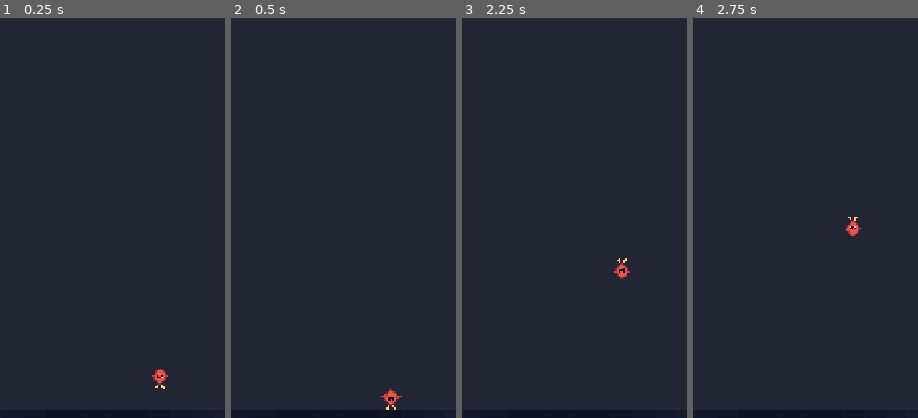
Above: before the commit, frames 1-4 (left to right).
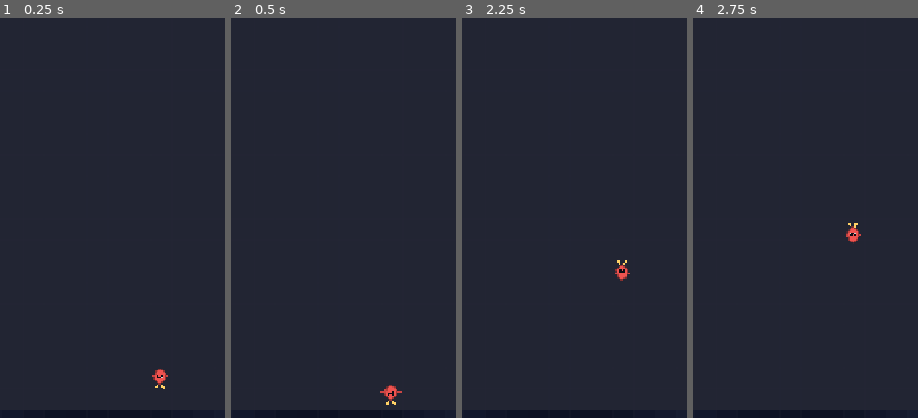
Above: after the commit, the same moments.

Repository: jfrodriguezva/Arcade
Game: Godot game, scene res://games/arcade/panic_reveal/panic_reveal.tscn
Two runs of this game, one before a commit and one after it. Both use one fixed random seed, a clock stepped at 60 frames per second and the inputs below. This scene is started directly instead of the project's main scene.
Inputs:
- Up to frame 1 (0.25 s): no input
- Up to frame 2 (0.5 s): no input
- Up to frame 3 (2.25 s): click "? Cómo jugar" at 0.5 s; click "? Cómo jugar" at 1.25 s; click "OK" at 2 s
- Up to frame 4 (2.75 s): no input
The pictures show only the part of the screen within x 25-75%, y 30-80%; the shares and areas given below are measured in that part.

Frame 1 is identical in both runs. In frame 2, 0.3% of the frame differs, in the area x 66-76%, y 91-98%; in frame 3, 0.1%; in frame 4, 0.3%.

Commit message:
Revela el Paisaje: movimiento suave, ya no se ve cuadriculado
El marcador y los enemigos (Qix y Sparx) saltaban de golpe de una
celda a la siguiente, lo que se sentía como recorrer una cuadrícula
en vez de moverse de verdad. Ahora cada paso se interpola suavemente
entre la posición anterior y la nueva a lo largo del mismo tick —
la lógica de colisión/captura sigue siendo por celda (no se tocó),
solo cambió cómo se dibuja el movimiento.

La muerte y el cambio de nivel siguen siendo un reinicio instantáneo
(no un planeo desde donde murió hacia el origen): se resetean tanto
el punto de partida como el de llegada de la interpolación.

Verificado con test headless dedicado (la posición visual a mitad de
tick queda entre la celda anterior y la nueva, tanto para el jugador
como para un enemigo qix; no hay planeo fantasma tras morir) más 300
frames de juego real y regresión de las 30 escenas del proyecto.

Co-Authored-By: Claude Sonnet 5 <noreply@anthropic.com>

Diff:
--- a/games/arcade/panic_reveal/panic_reveal.gd
+++ b/games/arcade/panic_reveal/panic_reveal.gd
@@ -41,6 +41,13 @@
 var player_cell: Vector2i = Vector2i.ZERO
 var current_dir: Vector2i = Vector2i.ZERO
 var move_timer: float = 0.0
+## El marcador (y los enemigos) ya no "saltan" de celda en celda: cada
+## paso se interpola suavemente entre la posición anterior y la nueva a
+## lo largo del mismo tick, para que el recorrido se sienta continuo en
+## vez de cuadriculado. La lógica de colisión/captura sigue siendo por
+## celda (grid_state), solo cambia cómo se dibuja el movimiento.
+var player_prev_pos: Vector2 = Vector2.ZERO
+var player_target_pos: Vector2 = Vector2.ZERO
 var trail: Array = []
 var drone_phase: float = 0.0
 
@@ -268,6 +275,10 @@
 
 	player_cell = Vector2i(0, 0)
 	current_dir = Vector2i.ZERO
+	move_timer = 0.0
+	player_prev_pos = Vector2.ZERO
+	player_target_pos = Vector2.ZERO
+	player_view.position = Vector2.ZERO
 	trail.clear()
 	_build_perimeter()
 	time_left = _level_time_limit()
@@ -287,9 +298,11 @@
 		play_area.add_child(view)
 		var start_dir: Vector2i = _random_dir()
 		view.set_facing(_dir_to_deg(start_dir))
+		var pix: Vector2 = Vector2(pos) * CELL
 		enemies.append({
 			"kind": "qix", "pos": pos, "dir": start_dir, "view": view,
 			"interval": enemy_interval, "timer": 0.0, "phase": randf(),
+			"prev_pixel": pix, "target_pixel": pix,
 		})
 
 	# Sparx: centinelas que patrullan el borde exterior desde el nivel 3 —
@@ -312,9 +325,11 @@
 		view.mouse_filter = Control.MOUSE_FILTER_IGNORE
 		view.setup("sentry", Color(0.678, 0.478, 0.925), UIKit.COLOR_TEXT, i)
 		play_area.add_child(view)
+		var spix: Vector2 = Vector2(pos) * CELL
 		enemies.append({
 			"kind": "sparx", "s": s0, "step": 1 if i % 2 == 0 else -1,
 			"pos": pos, "view": view, "interval": 1.0 / SPARX_SPEED, "timer": 0.0, "phase": randf(),
+			"prev_pixel": spix, "target_pixel": spix,
 		})
 
 	status_label.text = "Nivel %d/%d" % [level, MAX_LEVEL]
@@ -373,9 +388,15 @@
 		return
 
 	move_timer += delta
-	if move_timer >= MOVE_INTERVAL and current_dir != Vector2i.ZERO:
+	if move_timer >= MOVE_INTERVAL:
 		move_timer = 0.0
-		_try_move_player()
+		player_prev_pos = Vector2(player_cell) * CELL
+		if current_dir != Vector2i.ZERO:
+			_try_move_player()
+		player_target_pos = Vector2(player_cell) * CELL
+	if state == "playing":
+		var pt: float = clamp(move_timer / MOVE_INTERVAL, 0.0, 1.0)
+		player_view.position = player_prev_pos.lerp(player_target_pos, pt)
 
 	# El marcador gira más rápido mientras traza una línea activa (peligro),
 	# y despacio cuando está a salvo en el borde o en zona ya capturada.
@@ -387,10 +408,14 @@
 		e["timer"] += delta
 		if e["timer"] >= e["interval"]:
 			e["timer"] = 0.0
+			e["prev_pixel"] = Vector2(e["pos"]) * CELL
 			if e["kind"] == "sparx":
 				_move_sparx(e)
 			else:
 				_move_enemy(e)
+			e["target_pixel"] = Vector2(e["pos"]) * CELL
+		var et: float = clamp(e["timer"] / e["interval"], 0.0, 1.0)
+		e["view"].position = e["prev_pixel"].lerp(e["target_pixel"], et)
 		e["phase"] = fposmod(e["phase"] + delta * ENEMY_FLAP_SPEED, 1.0)
 		e["view"].set_phase(e["phase"])
 
@@ -422,7 +447,6 @@
 
 	if next_state == "captured":
 		player_cell = next
-		player_view.position = Vector2(next.x * CELL, next.y * CELL)
 		if not trail.is_empty():
 			_complete_capture()
 		return
@@ -435,7 +459,6 @@
 	grid_state[next.y][next.x] = "trail"
 	trail.append(next)
 	player_cell = next
-	player_view.position = Vector2(next.x * CELL, next.y * CELL)
 	_restyle_trail()
 
 
@@ -495,7 +518,6 @@
 		if not _enemy_can_enter(next):
 			return
 	e["pos"] = next
-	e["view"].position = Vector2(next.x * CELL, next.y * CELL)
 	e["view"].set_facing(_dir_to_deg(e["dir"]))
 
 
@@ -508,7 +530,6 @@
 func _move_sparx(e: Dictionary) -> void:
 	e["s"] = posmod(e["s"] + e["step"], perimeter_cells.size())
 	e["pos"] = perimeter_cells[e["s"]]
-	e["view"].position = Vector2(e["pos"].x * CELL, e["pos"].y * CELL)
 
 
 func _check_enemy_collisions() -> void:
@@ -541,6 +562,11 @@
 	trail.clear()
 	player_cell = Vector2i(0, 0)
 	current_dir = Vector2i.ZERO
+	move_timer = 0.0
+	# Reinicio instantáneo (no un planeo desde donde murió): tanto el punto
+	# de partida como el de llegada de la interpolación quedan en el origen.
+	player_prev_pos = Vector2.ZERO
+	player_target_pos = Vector2.ZERO
 	player_view.position = Vector2.ZERO
 	_redraw_grid()
 	_update_hud()
